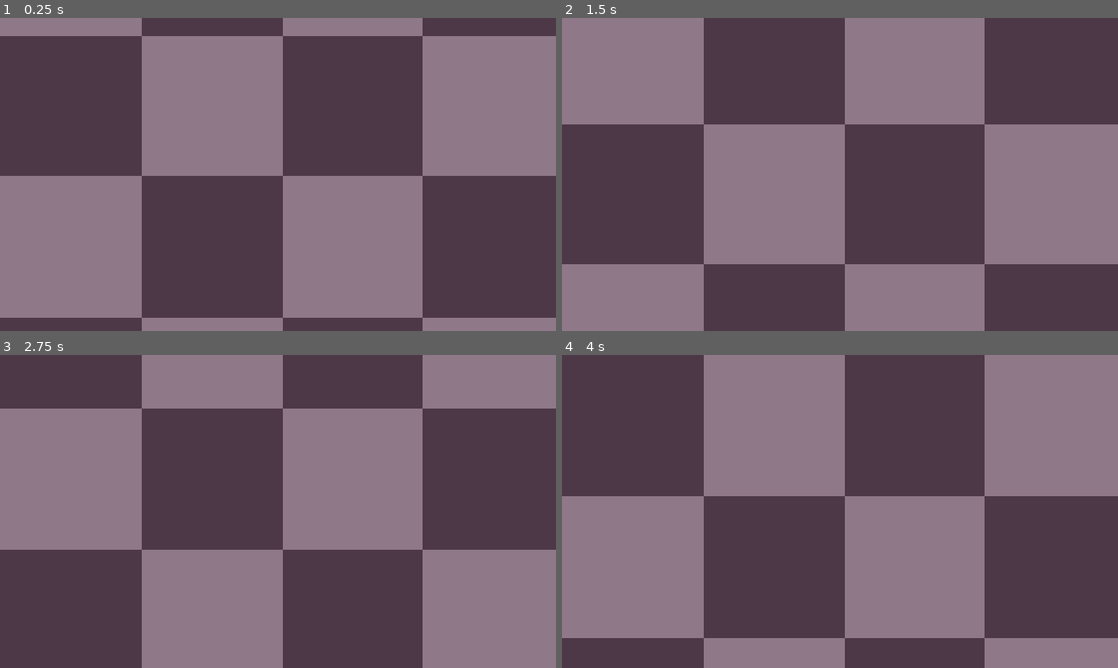
Above: before the commit, frames 1-4 (two rows, left to right).
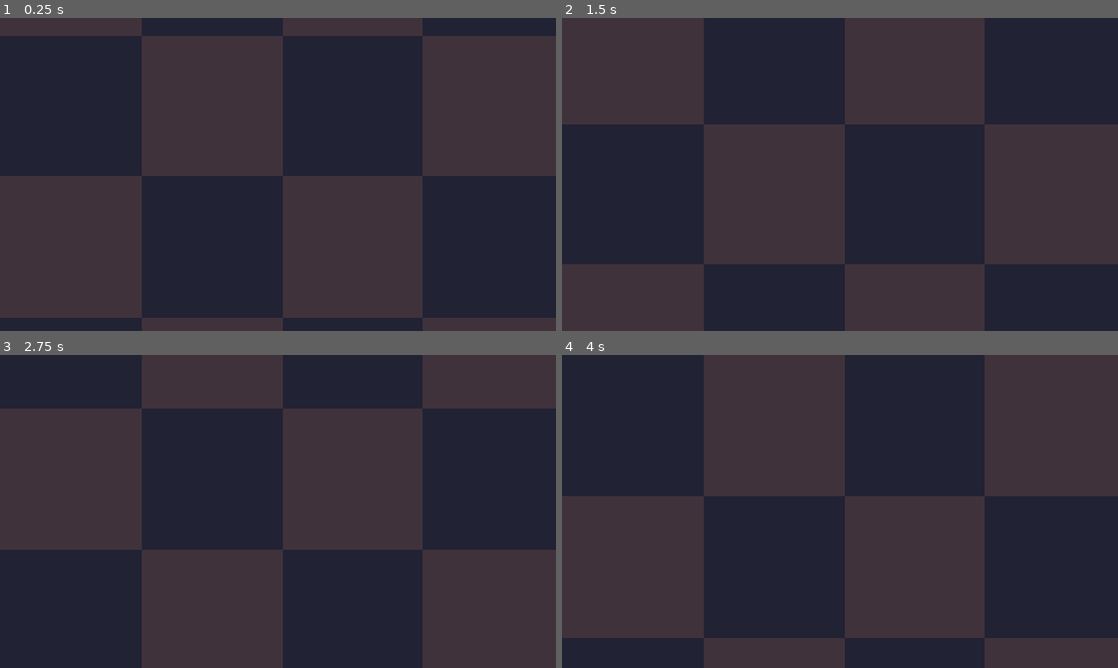
Above: after the commit, the same moments.

Repository: Leikode/go-fish-diferenciado
Game: Godot game, scene res://ui/board/board_manager.tscn
The game is run twice, just before and just after one commit, with the same random seed, the same clock (stepped at 60 frames per second) and the same inputs. This scene is started directly instead of the project's main scene.
Inputs:
- Up to frame 1 (0.25 s): no input
- Up to frame 2 (1.5 s): no input
- Up to frame 3 (2.75 s): no input
- Up to frame 4 (4 s): no input

The runs differ from the first frame. In frame 1, 100% of the frame differs, in the area x 0-100%, y 0-100%; in frame 2, 100%; in frame 3, 100%; in frame 4, 100%.
Error before the commit: Assertion failed: Precisa de 3 a 4 jogadores (res://entities/cards/deck_manager/deck_manager.gd:12)
Error after the commit: Assertion failed: Precisa de 3 a 4 jogadores (res://entities/cards/deck_manager/deck_manager.gd:14)

Commit message:
feat: add card scene

Diff:
--- /dev/null
+++ b/entities/cards/card.gd
@@ -0,0 +1,7 @@
+class_name Card
+extends Node2D
+
+@export var card_sprite: Sprite2D
+@export var card_area: Area2D
+
+var card: CardData
--- a/entities/cards/deck_manager/deck_manager.gd
+++ b/entities/cards/deck_manager/deck_manager.gd
@@ -1,5 +1,7 @@
 class_name DeckManager
 extends Node
+
+@export var card_scene: PackedScene
 
 @onready var deck_component: DeckComponent = %DeckComponent
 
--- a/entities/cards/deck_manager/deck_manager.tscn
+++ b/entities/cards/deck_manager/deck_manager.tscn
@@ -1,10 +1,12 @@
 [gd_scene format=3 uid="uid://dgs7neluoeyrp"]
 
 [ext_resource type="Script" uid="uid://cd6i8m6q6b4vr" path="res://entities/cards/deck_manager/deck_manager.gd" id="1_m7a06"]
+[ext_resource type="PackedScene" uid="uid://r4hwx2lpjpek" path="res://entities/cards/card.tscn" id="2_v2h55"]
 [ext_resource type="Script" uid="uid://b281xnj3p2uln" path="res://entities/cards/deck_manager/deck/deck_component.gd" id="3_iayh4"]
 
 [node name="DeckManager" type="Node" unique_id=694223443]
 script = ExtResource("1_m7a06")
+card_scene = ExtResource("2_v2h55")
 
 [node name="DeckComponent" type="Node" parent="." unique_id=284618854]
 unique_name_in_owner = true
--- /dev/null
+++ b/entities/player/hand/art/hand_curve.tres
@@ -0,0 +1,5 @@
+[gd_resource type="Curve" format=3 uid="uid://bkauepf0rgyhp"]
+
+[resource]
+_data = [Vector2(0, 0), 0.0, 6.0, 0, 0, Vector2(0.5, 1), 0.0, 0.0, 0, 0, Vector2(1, 0), -6.0, 0.0, 0, 0]
+point_count = 3
--- /dev/null
+++ b/entities/player/hand/art/rotation_curve.tres
@@ -0,0 +1,6 @@
+[gd_resource type="Curve" format=3 uid="uid://c28w34oih0wmx"]
+
+[resource]
+_limits = [-1.0, 1.0, 0.0, 1.0]
+_data = [Vector2(0, -1), 0.0, 5.0, 0, 0, Vector2(0.5, 0), 0.0, 0.0, 0, 0, Vector2(1, 1), 5.0, 0.0, 0, 0]
+point_count = 3
--- a/entities/player/hand/hand_component.tscn
+++ /dev/null
@@ -1,21 +0,0 @@
-[gd_scene format=3 uid="uid://cfseoiy0neycl"]
-
-[ext_resource type="Script" uid="uid://dfmsqqll1jgfh" path="res://entities/player/hand/hand_component.gd" id="1_mgoqn"]
-[ext_resource type="Texture2D" uid="uid://xgi30bjwu1jy" path="res://entities/player/hand/art/Pixel_Playing_Card_Set_updated.svg" id="2_g6kth"]
-
-[sub_resource type="Curve" id="Curve_3oqkm"]
-_data = [Vector2(0, 0), 0.0, 6.0, 0, 0, Vector2(0.5, 1), 0.0, 0.0, 0, 0, Vector2(1, 0), -6.0, 0.0, 0, 0]
-point_count = 3
-
-[sub_resource type="Curve" id="Curve_g6kth"]
-_limits = [-1.0, 1.0, 0.0, 1.0]
-_data = [Vector2(0, -1), 0.0, 6.0, 0, 0, Vector2(0.5, 0), 0.0, 0.0, 0, 0, Vector2(1, 1), 6.0, 0.0, 0, 0]
-point_count = 3
-
-[node name="HandComponent" type="Node2D" unique_id=1554739096]
-script = ExtResource("1_mgoqn")
-cards_texture = ExtResource("2_g6kth")
-hand_curve = SubResource("Curve_3oqkm")
-rotation_curve = SubResource("Curve_g6kth")
-x_sep = 10.0
-y_max = -48.0
--- /dev/null
+++ b/entities/player/hand/inspect_hand_component.gd
@@ -0,0 +1,2 @@
+class_name InspectHandComponent
+extends Node
--- a/entities/player/hand/hand_component.gd
+++ b/entities/player/hand/render_hand_component.gd
@@ -1,8 +1,7 @@
-class_name HandComponent
+class_name RenderHandComponent
 extends Node2D
 
-@export var cards_texture: Texture2D
-
+@onready var cards_texture: Texture2D = preload("res://entities/player/hand/art/Pixel_Playing_Card_Set_updated.svg")
 @onready var card_shader: Shader = preload("res://entities/player/hand/art/card.gdshader")
 
 var _cards: Array[CardData] = []
@@ -24,10 +23,56 @@
 const SCALE_MULTIPLIER: float = 3.
 var viewport_size: Vector2
 
+var _parent: PlayerManager
 
-func setup(player_id: int) -> void:
+var colors: Dictionary[int, Vector3] = {
+	1: Vector3(
+		0.2,
+		0.5,
+		0.9,
+	),
+	2: Vector3(
+		0.1,
+		0.7,
+		0.8,
+	),
+	3: Vector3(
+		0.3,
+		0.8,
+		0.7,
+	),
+	4: Vector3(
+		0.15,
+		0.4,
+		0.75,
+	),
+	5: Vector3(
+		0.4,
+		0.65,
+		0.95,
+	),
+	6: Vector3(
+		0.1,
+		0.55,
+		0.6,
+	),
+	7: Vector3(
+		0.5,
+		0.3,
+		0.9,
+	),
+	8: Vector3(
+		0.2,
+		0.75,
+		0.55,
+	),
+}
+
+
+func setup(player_manager: PlayerManager, player_id: int) -> void:
 	_player_id = player_id
-	viewport_size = DisplayServer.window_get_size()
+	_parent = player_manager
+	viewport_size = get_viewport().get_visible_rect().size
 
 
 func receive_cards(cards: Array[CardData], deck_manager: DeckManager) -> void:
@@ -45,27 +90,11 @@
 	_render_hand(deck_manager)
 
 
-func get_cards() -> Array[CardData]:
-	return _cards.duplicate()
+func _render_hand(deck_manager: DeckManager) -> void:
+	for child in _parent.player_hand.get_children():
+		child.queue_free()
 
-
-func get_card_keys() -> Array[String]:
-	var keys: Array[String] = []
-	for c in _cards:
-		keys.append(c.to_key())
-	return keys
-
-
-func has_card(card: CardData) -> bool:
-	for c in _cards:
-		if c.to_key() == card.to_key():
-			return true
-	return false
-
-
-func _render_hand(deck_manager: DeckManager) -> void:
-	for child in get_children():
-		child.queue_free()
+	_cards.sort_custom(func(a, b): return a.number < b.number)
 
 	var card_size: Vector2i = deck_manager.get_card_size()
 	var count: int = _cards.size()
@@ -79,12 +108,14 @@
 		final_x_sep = (hand_total_width - (card_size.x * SCALE_MULTIPLIER * count)) / (count - 1.)
 		hand_width = hand_total_width
 
-	var new_side_offset: float = viewport_size.x - (hand_width + (card_size.x * SCALE_MULTIPLIER))
+	var new_side_offset: float = ((viewport_size.x - hand_width + (card_size.x * SCALE_MULTIPLIER)) / 2.)
 
 	for i in count:
 		var card: CardData = _cards[i]
 		var rect_origin: Vector2i = deck_manager.get_rect_for(card)
 		var region: Rect2 = Rect2(rect_origin, card_size)
+
+		var card_node: Card = deck_manager.card_scene.instantiate()
 
 		var sprite := Sprite2D.new()
 
@@ -92,6 +123,7 @@
 
 		var mat := ShaderMaterial.new()
 		mat.shader = card_shader
+		mat.set_shader_parameter("outline_color", colors[card.number])
 		sprite.material = mat
 
 		sprite.scale = Vector2(SCALE_MULTIPLIER, SCALE_MULTIPLIER)
@@ -105,16 +137,17 @@
 			y_multiplier = 0.
 			rot_multiplier = 0.
 
-		var final_x: float = (new_side_offset * 1.5) + (card_size.x * SCALE_MULTIPLIER * i) + (final_x_sep * i)
+		var final_x: float = new_side_offset + (card_size.x * SCALE_MULTIPLIER * i) + (final_x_sep * i)
 		var final_y: float = y_min + (y_max * y_multiplier) + 1000.
 
-		sprite.position = Vector2(final_x, final_y)
-		sprite.rotation_degrees = max_rotation_deg * rot_multiplier
+		card_node.position = Vector2(final_x, final_y)
+		card_node.rotation_degrees = max_rotation_deg * rot_multiplier
 
-		sprite.name = card.to_key()
-		sprite.set_meta("card_data", card)
+		card_node.name = card.to_key()
+		card_node.card = card
+		card_node.add_child(sprite)
 
-		add_child(sprite)
+		_parent.player_hand.add_child(card_node)
 
 
 func _get_card_texture(card, region: Rect2) -> Texture2D:
--- a/entities/player/player_manager.gd
+++ b/entities/player/player_manager.gd
@@ -4,28 +4,22 @@
 var player_id: int = -1
 var player_name: String = ""
 
-@export var hand_component: HandComponent
+@onready var render_hand_component: RenderHandComponent = %RenderHandComponent
+@onready var inspect_hand_component: InspectHandComponent = %InspectHandComponent
+@onready var player_hand: Node2D = %PlayerHand
 
 
 func _ready() -> void:
-	hand_component.setup(player_id)
+	render_hand_component.setup(self, player_id)
 
 
 func receive_cards(cards: Array[CardData], deck_manager: DeckManager) -> void:
-	hand_component.receive_cards(cards, deck_manager)
+	render_hand_component.receive_cards(cards, deck_manager)
 
 
 func add_card(card: CardData, deck_manager: DeckManager) -> void:
-	hand_component.add_card(card, deck_manager)
+	render_hand_component.add_card(card, deck_manager)
 
 
 func remove_card(card: CardData, deck_manager: DeckManager) -> void:
-	hand_component.remove_card(card, deck_manager)
-
-
-func get_hand() -> Array[CardData]:
-	return hand_component.get_cards()
-
-
-func get_hand_keys() -> Array[String]:
-	return hand_component.get_card_keys()
+	render_hand_component.remove_card(card, deck_manager)
--- a/entities/player/player_manager.tscn
+++ b/entities/player/player_manager.tscn
@@ -2,16 +2,33 @@
 
 [ext_resource type="Shader" uid="uid://3llix6pxs2q" path="res://entities/player/hand/art/card.gdshader" id="1_5jufm"]
 [ext_resource type="Script" uid="uid://3pxs74ey1q4h" path="res://entities/player/player_manager.gd" id="1_aphe0"]
-[ext_resource type="PackedScene" uid="uid://cfseoiy0neycl" path="res://entities/player/hand/hand_component.tscn" id="3_g50ba"]
+[ext_resource type="Script" uid="uid://dfmsqqll1jgfh" path="res://entities/player/hand/render_hand_component.gd" id="3_5jufm"]
+[ext_resource type="Curve" uid="uid://bkauepf0rgyhp" path="res://entities/player/hand/art/hand_curve.tres" id="5_t1iv0"]
+[ext_resource type="Curve" uid="uid://c28w34oih0wmx" path="res://entities/player/hand/art/rotation_curve.tres" id="6_71y6p"]
+[ext_resource type="Script" uid="uid://c8s32vl7o84o6" path="res://entities/player/hand/inspect_hand_component.gd" id="6_oddmt"]
 
 [sub_resource type="ShaderMaterial" id="ShaderMaterial_t1iv0"]
 shader = ExtResource("1_5jufm")
 shader_parameter/outline_color = Color(0.32941177, 0.12156863, 0.33333334, 1)
 shader_parameter/line_thickness = 0.5
 
-[node name="PlayerManager" type="Node2D" unique_id=1042850570 node_paths=PackedStringArray("hand_component")]
+[node name="PlayerManager" type="Node2D" unique_id=1042850570]
 material = SubResource("ShaderMaterial_t1iv0")
 script = ExtResource("1_aphe0")
-hand_component = NodePath("HandComponent")
 
-[node name="HandComponent" parent="." unique_id=1554739096 instance=ExtResource("3_g50ba")]
+[node name="RenderHandComponent" type="Node2D" parent="." unique_id=836037686]
+unique_name_in_owner = true
+script = ExtResource("3_5jufm")
+hand_curve = ExtResource("5_t1iv0")
+rotation_curve = ExtResource("6_71y6p")
+x_sep = 15.0
+y_max = -10.0
+metadata/_custom_type_script = "uid://dfmsqqll1jgfh"
+
+[node name="InspectHandComponent" type="Node" parent="." unique_id=1425170257]
+unique_name_in_owner = true
+script = ExtResource("6_oddmt")
+metadata/_custom_type_script = "uid://c8s32vl7o84o6"
+
+[node name="PlayerHand" type="Node2D" parent="." unique_id=2117556509]
+unique_name_in_owner = true
--- a/ui/board/board_manager.tscn
+++ b/ui/board/board_manager.tscn
@@ -8,8 +8,8 @@
 
 [sub_resource type="ShaderMaterial" id="ShaderMaterial_idiba"]
 shader = ExtResource("2_xmhil")
-shader_parameter/first_color = Color(0.3, 0.22, 0.28, 1)
-shader_parameter/second_color = Color(0.56, 0.47, 0.53, 1)
+shader_parameter/first_color = Color(0.13042137, 0.13296095, 0.20294157, 1)
+shader_parameter/second_color = Color(0.25024596, 0.1980657, 0.23234391, 1)
 shader_parameter/square_size = 84.7690039790275
 shader_parameter/speed = 0.50000002375
 shader_parameter/direction = Vector2(0, 1)
Renamed: entities/player/hand/hand_component.gd.uid -> entities/player/hand/render_hand_component.gd.uid
